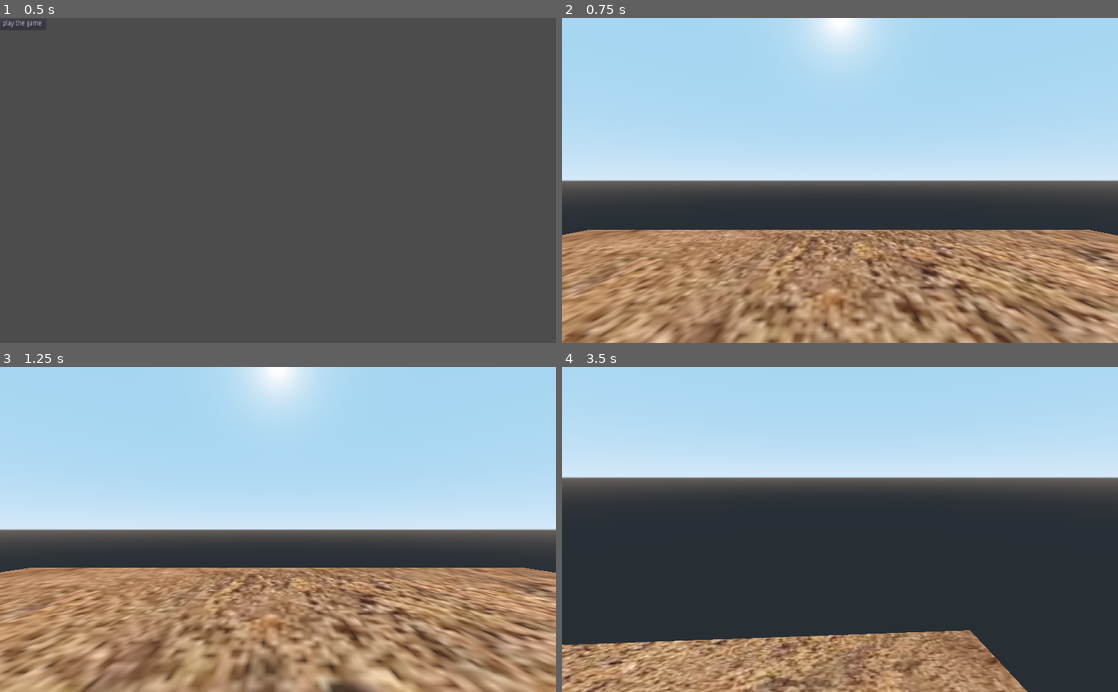
Above: before the commit, frames 1-4 (two rows, left to right).
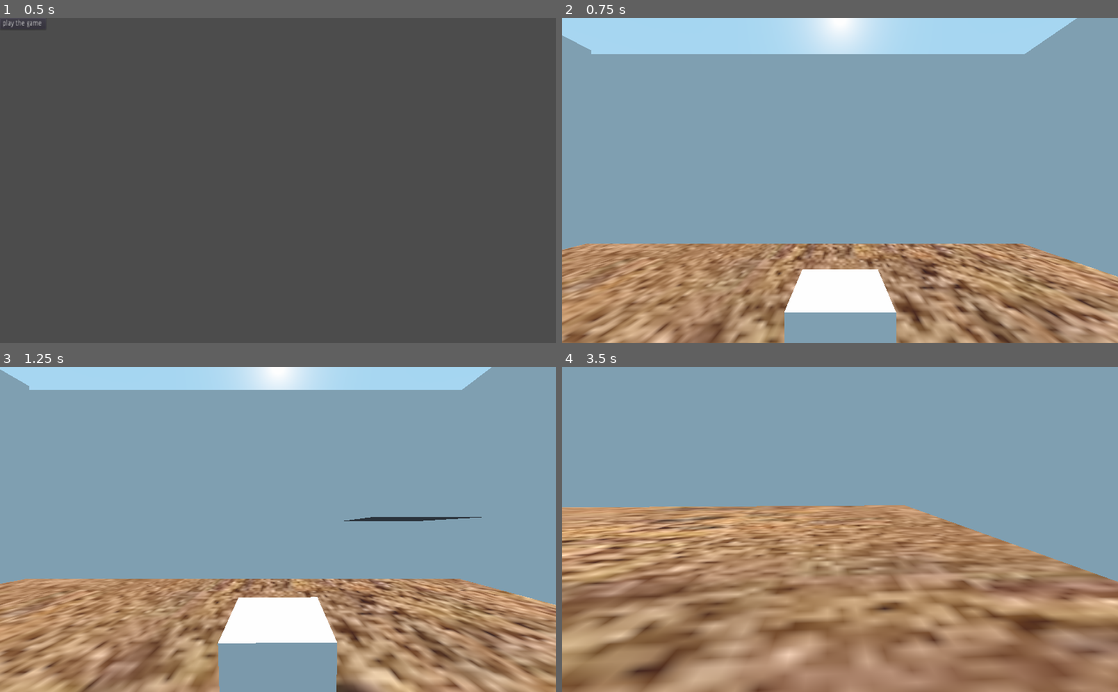
Above: after the commit, the same moments.

Repository: novastick/boink
Game: Godot game, scene res://gamescences/main menu/main menu.tscn
Two runs of this game, one before a commit and one after it. Both use one fixed random seed, a clock stepped at 60 frames per second and the inputs below.
Inputs (mouse positions are in pixels of both pictures, inside the frame that each line leads up to):
- Up to frame 1 (0.5 s): no input
- Up to frame 2 (0.75 s): click "play the game" at 0.5 s
- Up to frame 3 (1.25 s): no input
- Up to frame 4 (3.5 s): move the mouse to (962, 513) at 1.27 s; hold D (player_right) 1.28-2.03 s; hold Space (jump) 1.28-2.03 s; move the mouse to (728, 545) at 2.02 s; hold S (player_backward) 2.03-2.78 s; click (728, 545) at 2.1 s; tap Space (jump) at 2.27, 2.3, 2.57 s; move the mouse to (895, 458) at 2.77 s; hold D (player_right) from 2.78 s (still down); hold Space (jump) from 2.78 s (still down)

Frame 1 is identical in both runs. In frame 2, 65% of the frame differs, in the area x 0-100%, y 0-100%; in frame 3, 66%; in frame 4, 94%.
Error after the commit: Invalid get index 'global_transform' (on base: 'null instance'). (res://gamescences/enemy/badguy.gd:32)

Commit message:
boi

Diff:
--- /dev/null
+++ b/gamescences/enemy/badguy.gd
@@ -0,0 +1,32 @@
+extends KinematicBody
+onready var nav = get_parent()
+var path = []
+var path_node = 0
+var speed = 10
+onready var player = $"../../Player"
+
+func _physics_process(delta):
+	if path_node < path.size():
+		var direction = (path[path_node] - global_transform.origin)
+		if direction.length() < 1:
+			path_node +=1
+		else:
+			move_and_slide(direction.normalized() * speed, Vector3.UP)
+
+func move_to(target_pos):
+	path = nav.get_simple_path(global_transform.origin, target_pos)
+	path_node = 0
+
+
+# Called when the node enters the scene tree for the first time.
+func _ready():
+	pass # Replace with function body.
+
+
+# Called every frame. 'delta' is the elapsed time since the previous frame.
+#func _process(delta):
+#	pass
+
+
+func _on_Timer_timeout():
+	move_to(player.global_transform.origin)
--- /dev/null
+++ b/gamescences/enemy/badguy.tscn
@@ -0,0 +1,20 @@
+[gd_scene load_steps=4 format=2]
+
+[ext_resource path="res://gamescences/enemy/badguy.gd" type="Script" id=1]
+
+[sub_resource type="CubeMesh" id=1]
+
+[sub_resource type="SpatialMaterial" id=2]
+albedo_color = Color( 0.0941176, 0.223529, 0.45098, 1 )
+
+[node name="badguy" type="KinematicBody"]
+script = ExtResource( 1 )
+
+[node name="MeshInstance" type="MeshInstance" parent="."]
+mesh = SubResource( 1 )
+material/0 = SubResource( 2 )
+
+[node name="Timer" type="Timer" parent="."]
+wait_time = 2.0
+autostart = true
+[connection signal="timeout" from="Timer" to="." method="_on_Timer_timeout"]
--- /dev/null
+++ b/gamescences/wall/wall .tscn
@@ -0,0 +1,21 @@
+[gd_scene load_steps=2 format=2]
+
+[sub_resource type="BoxShape" id=1]
+extents = Vector3( 0.0423198, 1.8739, 3.39198 )
+
+[node name="wall " type="Spatial"]
+
+[node name="RigidBody" type="RigidBody" parent="."]
+transform = Transform( 10.5377, 0, 0, 0, 10.5377, 0, 0, 0, 10.5377, 0, 0, 0 )
+mode = 1
+
+[node name="CollisionShape" type="CollisionShape" parent="RigidBody"]
+transform = Transform( 1, 0, 0, 0, 1, 0, 0, 0, 1, 0, 0, 0 )
+shape = SubResource( 1 )
+disabled = true
+
+[node name="CSGBox" type="CSGBox" parent="RigidBody/CollisionShape"]
+transform = Transform( 1, 0, 0, 0, 1, 0, 0, 0, 1, 0, 0, 0 )
+width = 0.137
+height = 3.42
+depth = 6.688
--- a/gamescences/zap,wack and bonk.tscn
+++ b/gamescences/zap,wack and bonk.tscn
@@ -1,7 +1,9 @@
-[gd_scene load_steps=8 format=2]
+[gd_scene load_steps=13 format=2]
 
 [ext_resource path="res://images/sand.jpeg" type="Texture" id=1]
 [ext_resource path="res://gamescences/player/KinematicBody.tscn" type="PackedScene" id=2]
+[ext_resource path="res://gamescences/wall/wall .tscn" type="PackedScene" id=3]
+[ext_resource path="res://gamescences/enemy/badguy.tscn" type="PackedScene" id=4]
 
 [sub_resource type="PlaneMesh" id=1]
 size = Vector2( 100, 100 )
@@ -15,6 +17,14 @@
 [sub_resource type="BoxShape" id=4]
 
 [sub_resource type="CubeMesh" id=5]
+
+[sub_resource type="BoxShape" id=6]
+
+[sub_resource type="CubeMesh" id=7]
+
+[sub_resource type="NavigationMesh" id=8]
+cell/size = 1.0
+cell/height = 1.5
 
 [node name="zap,wack and bonk" type="Spatial"]
 
@@ -44,5 +54,44 @@
 shape = SubResource( 4 )
 
 [node name="MeshInstance" type="MeshInstance" parent="RigidBody/CollisionShape"]
+transform = Transform( 1, 0, 0, 0, 1, 0, 0, 0, 1, 0, 0, 15.4083 )
 mesh = SubResource( 5 )
 material/0 = null
+
+[node name="bad guy " type="RigidBody" parent="."]
+
+[node name="CollisionShape2" type="CollisionShape" parent="bad guy "]
+transform = Transform( 2, 0, 0, 0, 2, 0, 0, 0, 2, 0, 3.45169, -10.2898 )
+shape = SubResource( 6 )
+
+[node name="MeshInstance" type="MeshInstance" parent="bad guy /CollisionShape2"]
+mesh = SubResource( 7 )
+material/0 = null
+
+[node name="Navigation" type="Navigation" parent="."]
+
+[node name="NavigationMeshInstance" type="NavigationMeshInstance" parent="Navigation"]
+navmesh = SubResource( 8 )
+
+[node name="wall " parent="Navigation/NavigationMeshInstance" instance=ExtResource( 3 )]
+transform = Transform( 1, 0, 0, 0, 1, 0, 0, 0, 1, -40.3439, 12.7495, -1.69125 )
+
+[node name="wall 2" parent="Navigation/NavigationMeshInstance" instance=ExtResource( 3 )]
+transform = Transform( -1.62921e-07, 0, 1, 0, 1, 0, -1, 0, -1.62921e-07, -4.57551, 12.6898, 31.3635 )
+
+[node name="wall 3" parent="Navigation/NavigationMeshInstance" instance=ExtResource( 3 )]
+transform = Transform( -1.62921e-07, 0, 1, 0, 1, 0, -1, 0, -1.62921e-07, -6.4279, 11.7922, -37.1079 )
+
+[node name="wall 4" parent="Navigation/NavigationMeshInstance" instance=ExtResource( 3 )]
+transform = Transform( 1, 0, 0, 0, 1, 0, 0, 0, 1, 29.2161, 11.5613, -3.33803 )
+
+[node name="badguy" parent="." instance=ExtResource( 4 )]
+transform = Transform( 1, 0, 0, 0, 1, 0, 0, 0, 1, 5.33076, 6.90697, 0 )
+
+[node name="CollisionShape" type="CollisionShape" parent="badguy"]
+transform = Transform( 2, 0, 0, 0, 2, 0, 0, 0, 2, 0, 3.45169, -10.2898 )
+shape = SubResource( 6 )
+
+[node name="MeshInstance" type="MeshInstance" parent="badguy/CollisionShape"]
+mesh = SubResource( 7 )
+material/0 = null
--- a/player.gd
+++ b/player.gd
@@ -2,8 +2,8 @@
 
 
 # Physics
-var movementSpeed = 6.9 		# How fast the player can move.
-var jumpStrength = 30.0 		# How much force used to make player jump
+var movementSpeed = 15 	 	# How fast the player can move.
+var jumpStrength = 10.0 		# How much force used to make player jump
 var gravity = 10.0			# Gravity's strength.
 
 
